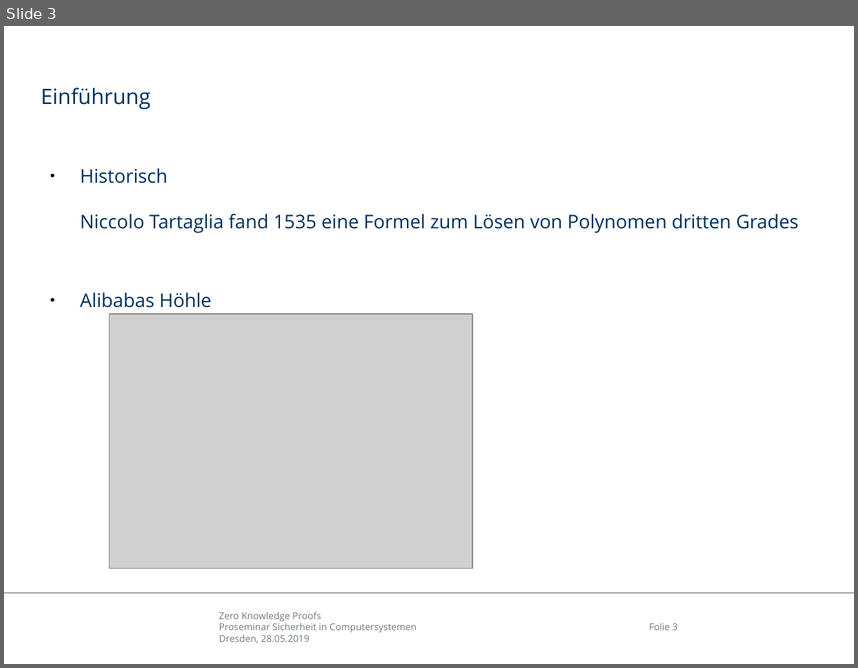
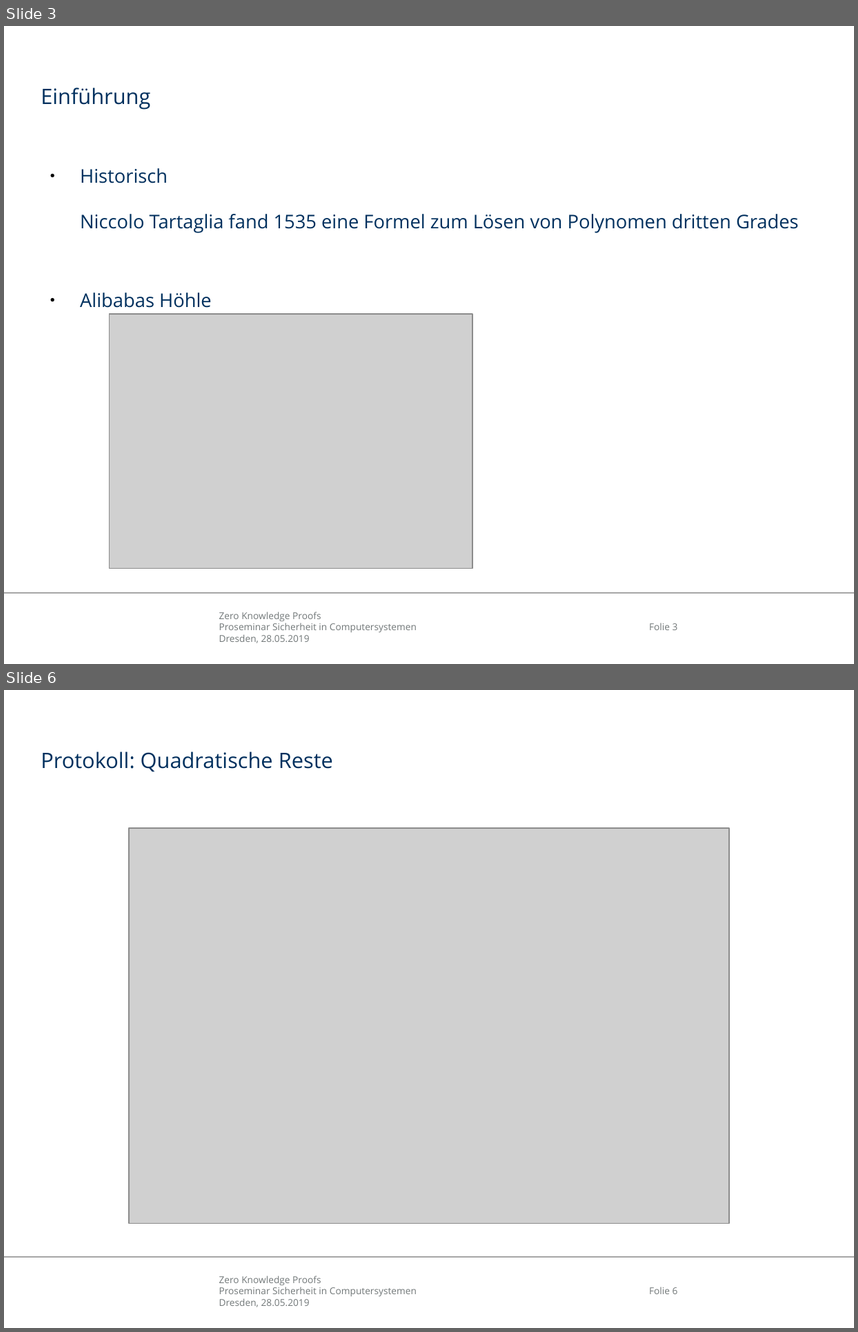
Before and after one commit to mostermann96/Presentations, a slide deck: ZKP.odp. Shown one above the other, each under a label of ours: slide 3 before the commit, slides 3 and 6 after it; the slides between them are not shown. The pictures are 858x668 and 858x1332 pixels, drawn with LibreOffice and Linux fonts; fonts in the diff are those of the drawing; grey boxes stand for pictures; background and template pictures are left out. Boxes give left, top, right and bottom in pixels: in the first picture for what was removed or moved away, otherwise in the second. Text is boxed around its words. In the diff, an @@ line names an element or a change of style, - is before the commit and + after.

```diff
--- a/ZKP.odp
+++ b/ZKP.odp
@@ slide 6 added at box(4, 690, 854, 1328), background #FFFFFF; not listed: 3 template elements that a slide beside it also shows @@
@@ title added at box(41, 751, 333, 772), 18 pt, text #00305E @@
+Protokoll: Quadratische Reste
@@ picture added at box(129, 828, 729, 1223) @@
```
Also in this commit, not shown: 1 slide changed, 5 other slides added, 1 slide removed, 1 other file.
